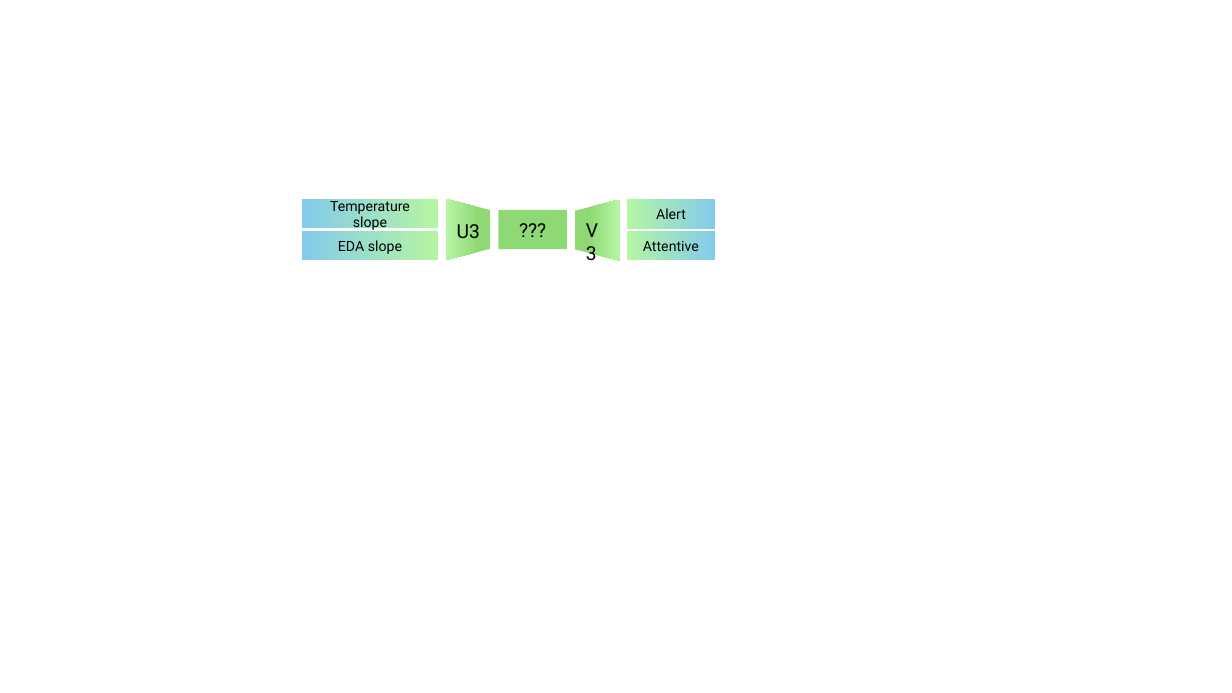
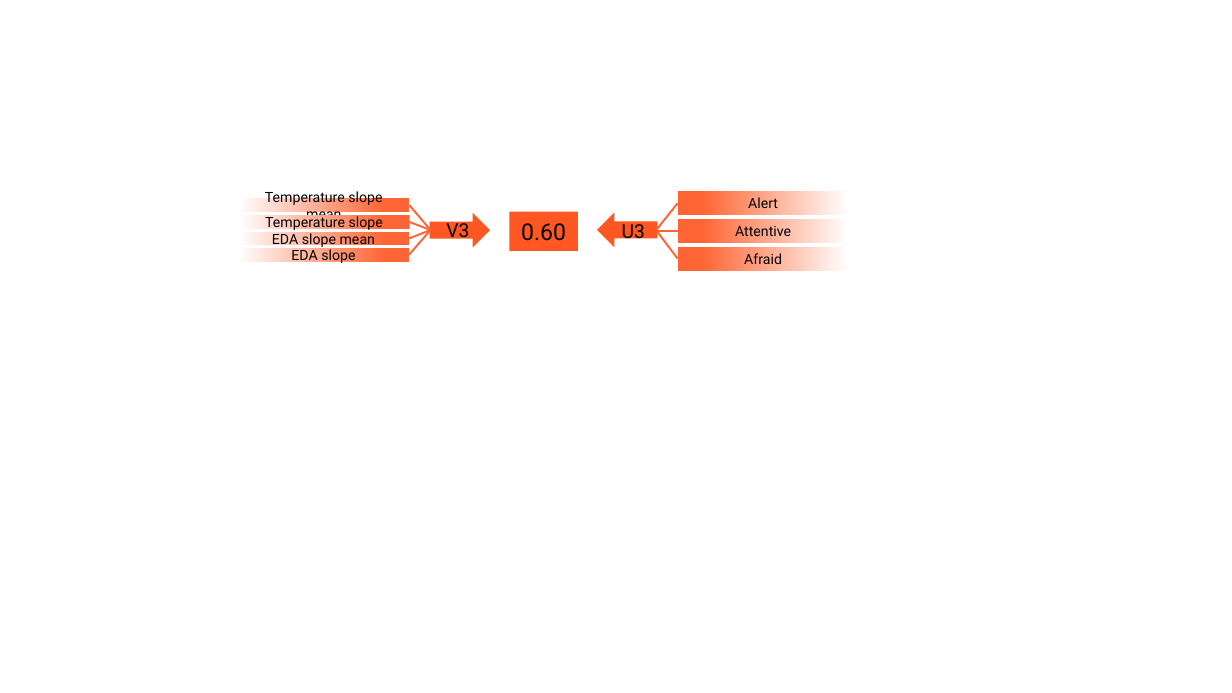
Before and after one commit to lucasbrylle/CDA_P2, a slide deck: slide 3 of figures/FeaturesCCA.pptx. Drawn at 1232x693 pixels with LibreOffice and Linux fonts; fonts in the diff are those of the drawing. Boxes give left, top, right and bottom in pixels: in the first picture for what was removed or moved away, otherwise in the second. Text is boxed around its words. In the diff, an @@ line names an element or a change of style, - is before the commit and + after.

```diff
--- a/figures/FeaturesCCA.pptx
+++ b/figures/FeaturesCCA.pptx
@@ rectangle added at <box>238,199,409,213</box>, fill gradient #FF6534 to #FFFFFF, 11 pt, text #000000 @@
+Temperature slope mean
@@ line added from (409, 205) to (431, 230), #FF6534 1.5 pt @@
@@ trapezoid removed at <box>446,199,491,260</box> @@
@@ trapezoid removed at <box>576,200,620,261</box> @@
@@ line added from (677, 203) to (656, 230), #FF6534 1.5 pt @@
@@ rectangle "Alert": place and size @@
-rectangle "Alert" at <box>628,200,715,229</box>
+rectangle "Alert" at <box>677,191,848,215</box>
@@ rectangle "Temperature slope": place and size @@
-rectangle "Temperature slope" at <box>302,200,438,229</box>
+rectangle "Temperature slope" at <box>238,215,409,229</box>
@@ rectangle added at <box>238,232,409,246</box>, fill gradient #FF6534 to #FFFFFF, 11 pt, text #000000 @@
+EDA slope mean
@@ line added from (409, 222) to (431, 230), #FF6534 1.5 pt @@
@@ line added from (409, 238) to (431, 230), #FF6534 1.5 pt @@
@@ line added from (409, 255) to (431, 230), #FF6534 1.5 pt @@
@@ right arrow added at <box>431,215,489,245</box>, fill #FF5722, outline #FF5722 1.5 pt @@
@@ text "V3" rewrapped from <box>577,213,618,246</box> to <box>446,220,469,243</box> @@
@@ rectangle removed at <box>498,210,567,249</box> @@
-???
@@ rectangle added at <box>509,212,578,250</box>, fill #FF5722, 18 pt, text #000000 @@
+0.60
@@ right arrow added at <box>599,215,657,245</box>, fill #FF5722, outline #FF5722 1.5 pt @@
@@ text "U3" rewrapped from <box>457,224,480,238</box> to <box>622,220,645,243</box> @@
@@ line added from (677, 231) to (657, 231), #FF6534 1.5 pt @@
@@ line added from (677, 259) to (657, 231), #FF6534 1.5 pt @@
@@ fill gradient #B6F6A4 to #83CBEB to gradient #FF6534 to #FFFFFF in 3 elements at <box>238,215,409,229</box>, <box>677,191,848,215</box>, <box>677,219,848,243</box> @@
@@ rectangle "Attentive": place and size @@
-rectangle "Attentive" at <box>628,231,715,261</box>
+rectangle "Attentive" at <box>677,219,848,243</box>
@@ rectangle "EDA slope": place and size @@
-rectangle "EDA slope" at <box>302,231,438,261</box>
+rectangle "EDA slope" at <box>238,248,409,262</box>
@@ rectangle "EDA slope" at <box>238,248,409,262</box>: fill gradient #B5F5A2 to #83CBEB to gradient #FF6534 to #FFFFFF @@
@@ rectangle added at <box>677,247,848,271</box>, fill gradient #FF6534 to #FFFFFF, 11 pt, text #000000 @@
+Afraid
```
Also in this commit, not shown: 2 other slides changed, 7 other files.
